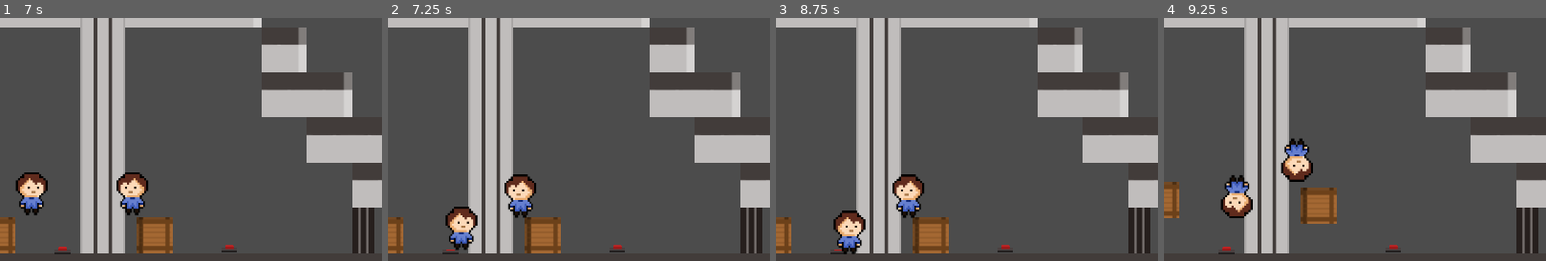
Above: before the commit, frames 1-4 (left to right).
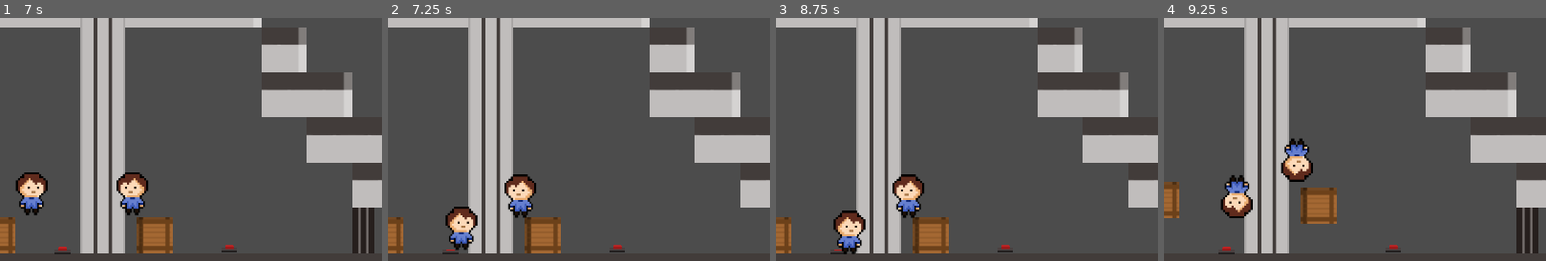
Above: after the commit, the same moments.

Repository: papukweh/Sohlepse
Game: Godot game, scene res://Stages/stage3.tscn
The game is run twice, just before and just after one commit, with the same random seed, the same clock (stepped at 60 frames per second) and the same inputs. This scene is started directly instead of the project's main scene.
Inputs:
- Up to frame 1 (7 s): hold Right (move_right) 0.53-1.28 s; tap H (change-h) at 0.6, 4.35 s; tap Up (jump) at 0.77, 1.52, 3.02, 3.77, 4.52, 6.02, 6.77 s; hold Down (move_down) 1.28-2.03 s; tap V (change-v) at 1.35, 5.1 s; hold E (interact) 2.03-2.78 s; hold Right (move_right) 2.03-3.53 s; tap F (play) at 2.85, 6.6 s; hold Left (move_left) 3.53-5.03 s; tap G (record) at 3.6 s; hold Down (move_down) 5.03-5.78 s; hold Right (move_right) from 5.78 s (still down); tap E (interact) at 5.85 s
- Up to frame 2 (7.25 s): keep holding Right (move_right)
- Up to frame 3 (8.75 s): tap G (record) at 7.35 s; tap Up (jump) at 7.52 s; release Right (move_right) at 8.03 s; hold Down (move_down) from 8.03 s (still down); tap H (change-h) at 8.1 s
- Up to frame 4 (9.25 s): release Down (move_down) at 8.78 s; hold Left (move_left) from 8.78 s (still down); tap V (change-v) at 8.85 s; tap Up (jump) at 9.02 s
The pictures show only the part of the screen within x 49-99%, y 35-85%; the shares and areas given below are measured in that part.

Frame 1 is identical in both runs. In frame 2, 0.9% of the frame differs, in the area x 92-98%, y 78-97%; in frame 3, 0.9%; in frame 4, nothing differs.
Error before the commit: Attempt to call function 'connect' in base 'null instance' on a null instance. (res://Objects/ButtonInst.gd:11)

Commit message:
Compatibilidade dos botões e alavancas.

Diff:
--- a/Sohlepse/Stages/stage1.tscn
+++ b/Sohlepse/Stages/stage1.tscn
@@ -7,7 +7,6 @@
 [ext_resource path="res://Objects/Button.tscn" type="PackedScene" id=5]
 [ext_resource path="res://Objects/Lever.tscn" type="PackedScene" id=6]
 [ext_resource path="res://Objects/ButtonInst.tscn" type="PackedScene" id=7]
-
 [ext_resource path="res://Hazards/Thorns.tscn" type="PackedScene" id=8]
 [ext_resource path="res://Objects/Wall.tscn" type="PackedScene" id=9]
 [ext_resource path="res://Hazards/FallingFloor.tscn" type="PackedScene" id=10]
@@ -57,7 +56,6 @@
 margin_top = -148.0
 margin_right = 944.0
 margin_bottom = 642.0
-
 rect_pivot_offset = Vector2( 0, 0 )
 rect_clip_content = false
 mouse_filter = 0
@@ -157,21 +155,11 @@
 
 [node name="FallingFloor" parent="Hazards" index="0" instance=ExtResource( 10 )]
 
-
 position = Vector2( 874, 460 )
 
-[node name="FallingFloor6" parent="Hazards" index="1" instance=ExtResource( 9 )]
-
-position = Vector2( 746, 460 )
-
-[node name="FallingFloor7" parent="Hazards" index="2" instance=ExtResource( 9 )]
-
-position = Vector2( 810, 460 )
-
 [node name="FallingFloor2" parent="Hazards" index="1" instance=ExtResource( 10 )]
 
 position = Vector2( 938, 460 )
-
 
 [node name="FallingFloor3" parent="Hazards" index="2" instance=ExtResource( 10 )]
 
@@ -213,7 +201,14 @@
 [node name="WaterArea2" parent="Hazards" index="11" instance=ExtResource( 11 )]
 
 position = Vector2( 360, 479.16 )
-_sections_unfolded = [ "Transform" ]
+
+[node name="FallingFloor6" parent="Hazards" index="12" instance=ExtResource( 9 )]
+
+position = Vector2( 746, 460 )
+
+[node name="FallingFloor7" parent="Hazards" index="13" instance=ExtResource( 9 )]
+
+position = Vector2( 810, 460 )
 
 [node name="Endgoal" parent="." index="6" instance=ExtResource( 13 )]
 
@@ -237,5 +232,3 @@
 position = Vector2( 339.991, 387.562 )
 motion = Vector2( 20, 0 )
 cycle = 5.0
-
-[connection signal="area_entered" from="Objects/Lever2" to="Objects/Lever2" method="_on_lever2_area_entered"]
--- a/Sohlepse/Stages/stage2.tscn
+++ b/Sohlepse/Stages/stage2.tscn
@@ -10,8 +10,8 @@
 
 ACT = 2
 PLAYERS = 2
-MIRRORS = 2
 MAX_CLONES = 0
+MODE = 1
 
 [node name="TileMap" type="TileMap" parent="." index="0"]
 
--- a/Sohlepse/Stages/stage3.tscn
+++ b/Sohlepse/Stages/stage3.tscn
@@ -10,13 +10,13 @@
 [ext_resource path="res://Objects/Endgoal.tscn" type="PackedScene" id=8]
 [ext_resource path="res://Objects/EndgoalMirror.tscn" type="PackedScene" id=9]
 
-[node name="stage3" type="Node" index="0"]
+[node name="stage3" type="Node"]
 
 script = ExtResource( 1 )
 ACT = 2
 PLAYERS = 2
-MIRRORS = 2
 MAX_CLONES = 0
+MODE = 1
 
 [node name="TileMap" type="TileMap" parent="." index="0"]
 
@@ -109,18 +109,22 @@
 [node name="Button2" parent="Objects" index="2" instance=ExtResource( 6 )]
 
 position = Vector2( 614.68, 572.27 )
+object = "Wall"
 
 [node name="Button1" parent="Objects" index="3" instance=ExtResource( 6 )]
 
 position = Vector2( 850.531, 569.788 )
+object = "Wall"
 
 [node name="Box" parent="Objects" index="4" instance=ExtResource( 7 )]
 
 position = Vector2( 525.593, 399.451 )
+invert_vertical = 1
 
 [node name="Box2" parent="Objects" index="5" instance=ExtResource( 7 )]
 
 position = Vector2( 747.529, 342.924 )
+invert_vertical = 1
 
 [node name="Endgoal" parent="." index="6" instance=ExtResource( 8 )]
 
--- a/Sohlepse/Stages/stage6.tscn
+++ b/Sohlepse/Stages/stage6.tscn
@@ -170,12 +170,14 @@
 position = Vector2( 1077.18, 281.933 )
 scale = Vector2( -1, 1 )
 _sections_unfolded = [ "Collision", "Transform" ]
+object = "Wall"
 
 [node name="Lever1" parent="Objects" index="3" instance=ExtResource( 5 )]
 
 position = Vector2( 1077.18, 415.512 )
 scale = Vector2( -1, -1 )
 _sections_unfolded = [ "Collision", "Transform" ]
+object = "Wall"
 
 [node name="Wall1" parent="Objects" index="4" instance=ExtResource( 6 )]
 
Not shown: 5 places in Sohlepse/Stages/stage6.tscn that only renumber resources
